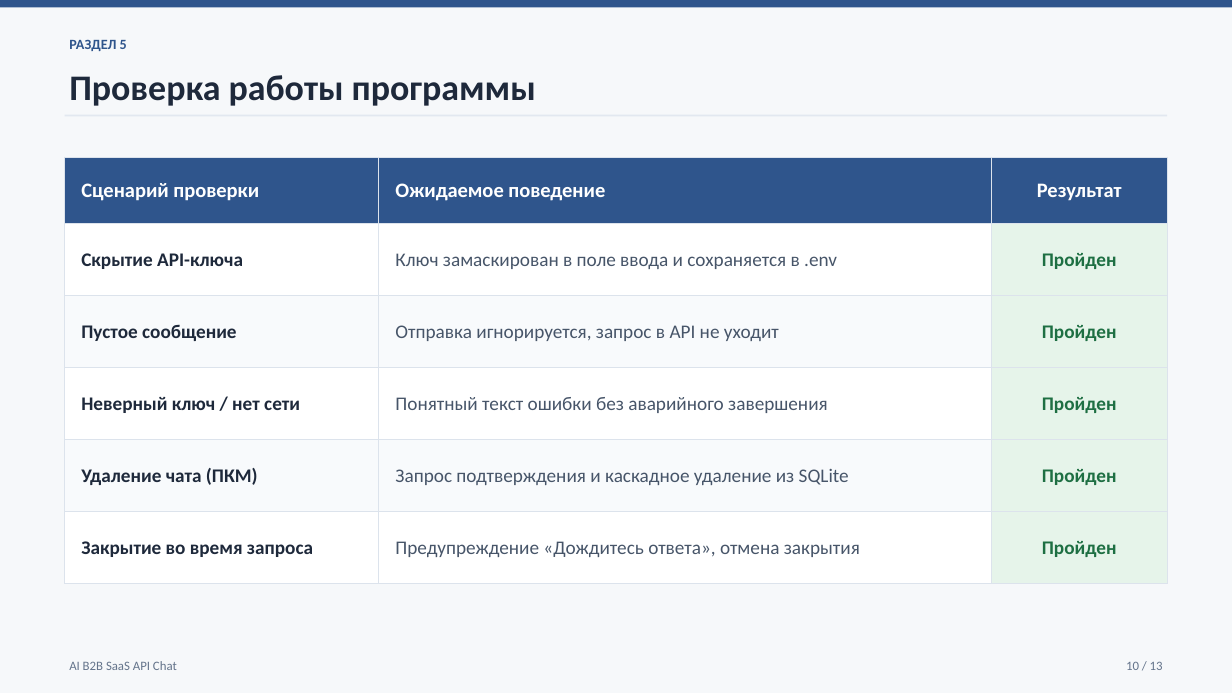
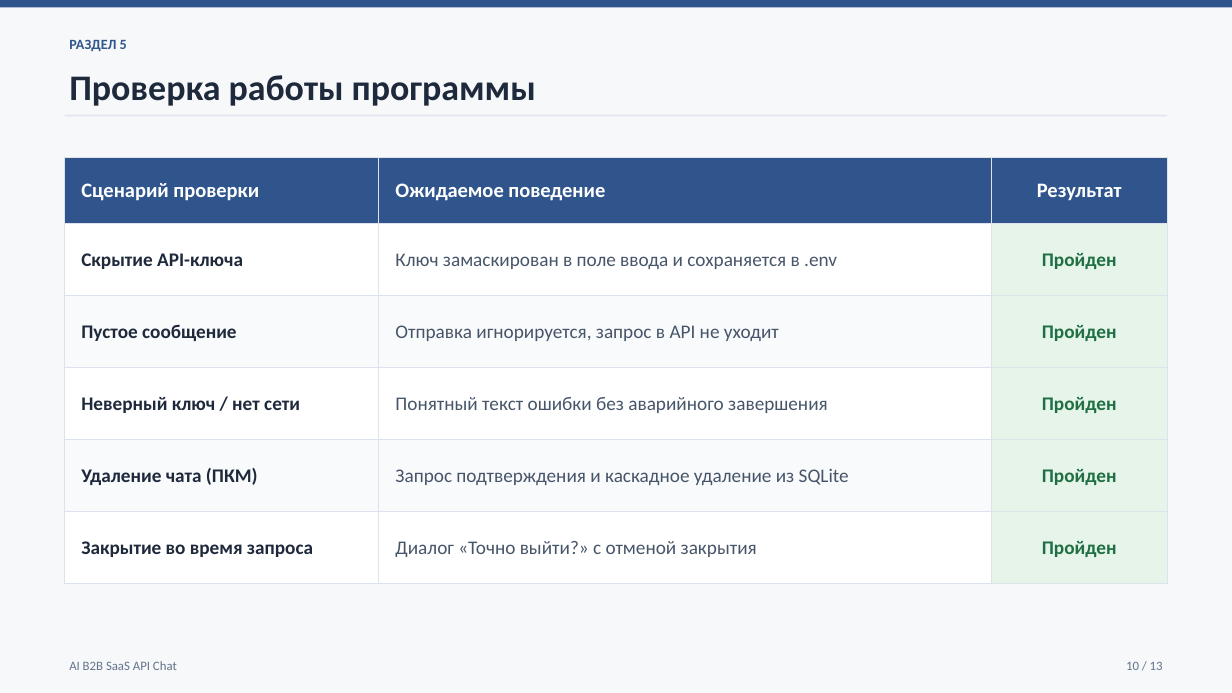
Before and after one commit to ionia11/ai-api-chat, a slide deck: slide 10 of Doc/AI B2B SaaS API Chat.pptx. Drawn at 1232x693 pixels with LibreOffice and Linux fonts; fonts in the diff are those of the drawing. Boxes give left, top, right and bottom in pixels: in the first picture for what was removed or moved away, otherwise in the second. Text is boxed around its words. In the diff, an @@ line names an element or a change of style, - is before the commit and + after.

```diff
--- a/Doc/AI B2B SaaS API Chat.pptx
+++ b/Doc/AI B2B SaaS API Chat.pptx
@@ table at <box>65,157,1167,584</box> @@
-row 6, column 2: Предупреждение «Дождитесь ответа», отмена закрытия
+row 6, column 2: Диалог «Точно выйти?» с отменой закрытия
```
Also in this commit, not shown: 4 other slides changed.
